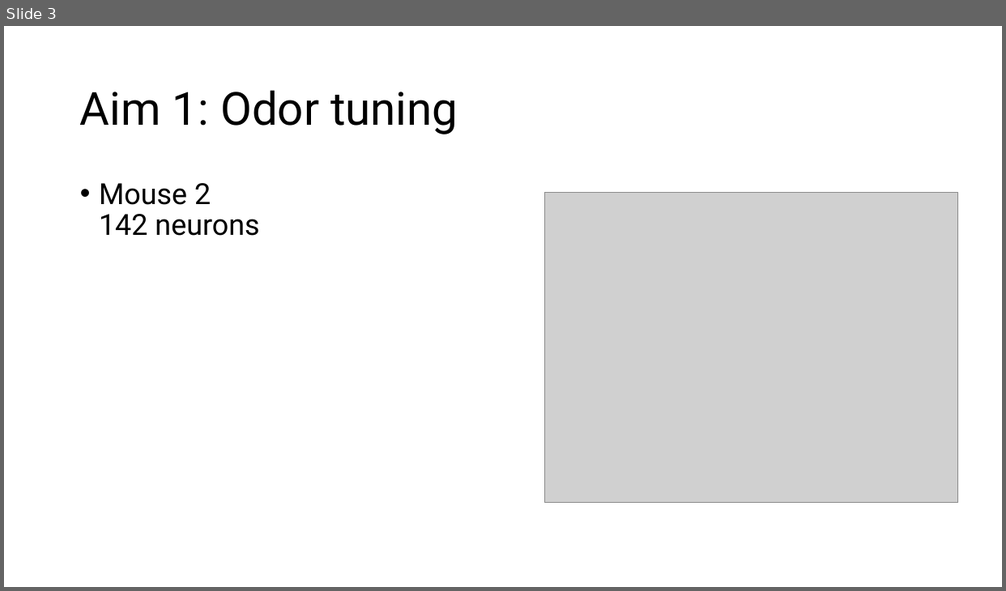
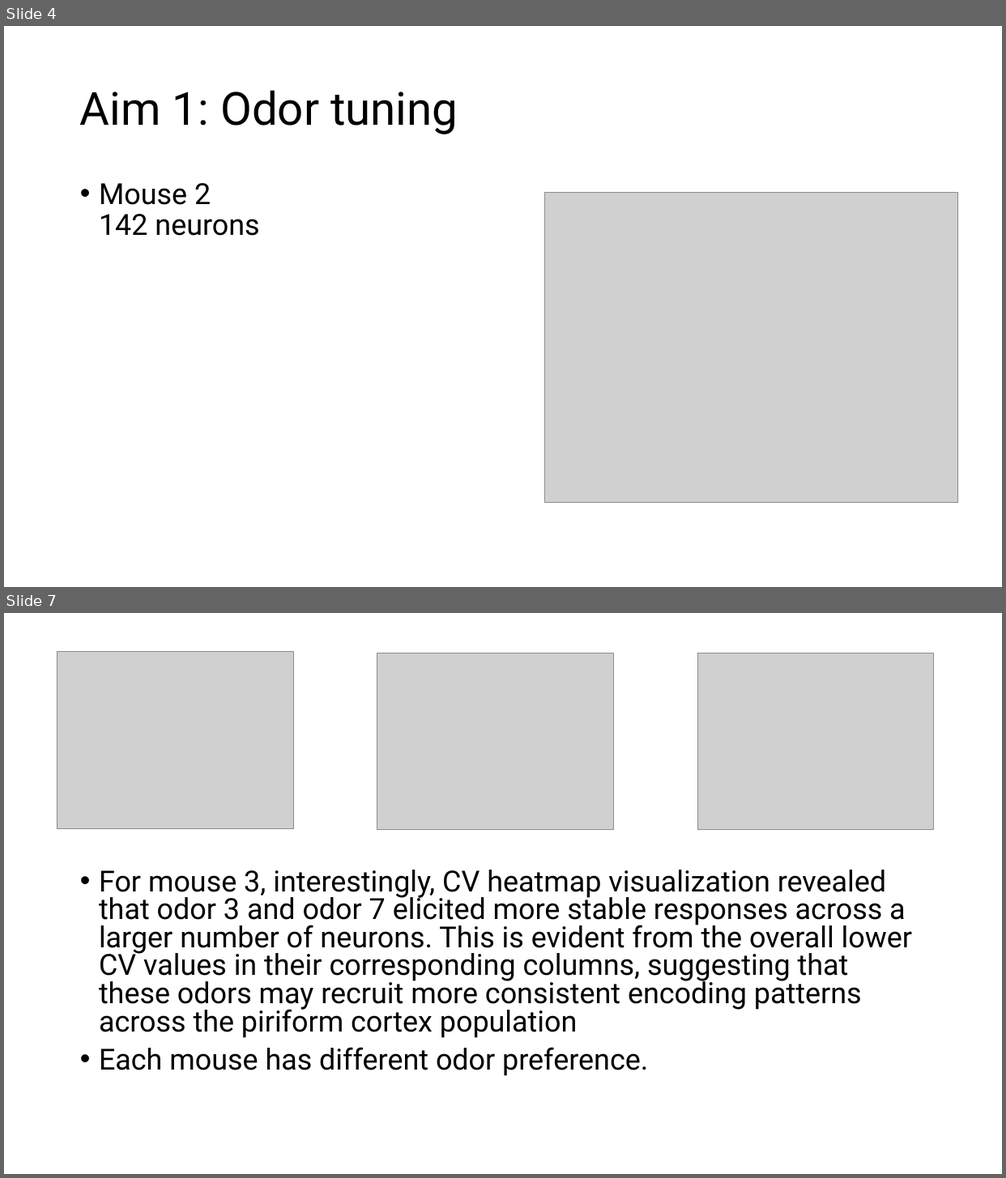
Before and after one commit to ChuehSY/NeuralSysTechProj, a slide deck: Presentation1.pptx. Shown one above the other, each under a label of ours: slide 3 before the commit, slides 4 and 7 after it; the slides between them are not shown. The pictures are 1006x591 and 1006x1178 pixels, drawn with LibreOffice and Linux fonts; fonts in the diff are those of the drawing; grey boxes stand for pictures. Boxes give left, top, right and bottom in pixels: in the first picture for what was removed or moved away, otherwise in the second. Text is boxed around its words. In the diff, an @@ line names an element or a change of style, - is before the commit and + after.

```diff
--- a/Presentation1.pptx
+++ b/Presentation1.pptx
@@ slide 7 added at <box>4,613,1002,1174</box>, background #FFFFFF @@
@@ picture added at <box>57,652,293,828</box> @@
@@ picture added at <box>377,653,613,830</box> @@
@@ picture added at <box>697,653,933,830</box> @@
@@ text added at <box>99,870,912,1076</box>, 28 pt, text #000000 @@
+• For mouse 3, interestingly, CV heatmap visualization revealed that odor 3 and odor 7 elicited more stable responses across a larger number of neurons. This is evident from the overall lower CV values in their corresponding columns, suggesting that these odors may recruit more consistent encoding patterns across the piriform cortex population
+• Each mouse has different odor preference.
@@ what was slide 3 is now slide 4 @@
```
Also in this commit, not shown: 1 slide changed, 8 other slides added, 1 slide removed, 1 other file.
